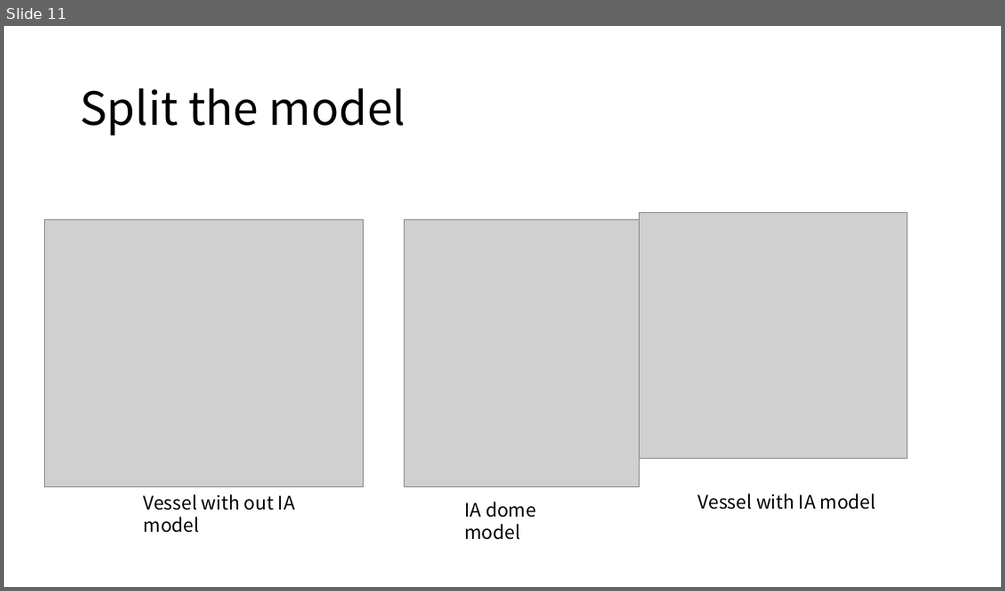
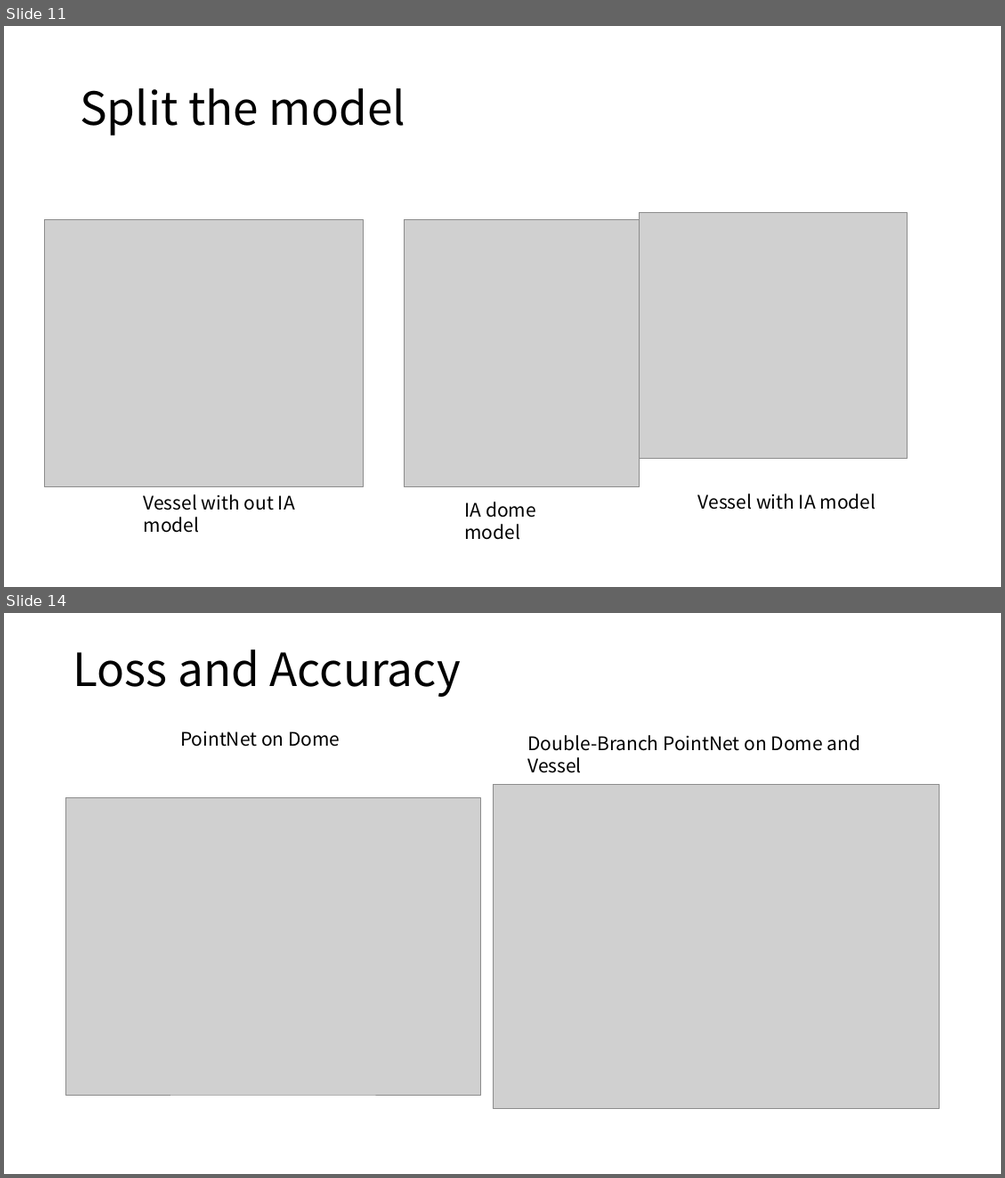
Before and after one commit to eulershadow/Wenjie_Zhang_Msc_project, a slide deck: Presentation.pptx. Shown one above the other, each under a label of ours: slide 11 before the commit, slides 11 and 14 after it; the slides between them are not shown. The pictures are 1005x591 and 1005x1178 pixels, drawn with LibreOffice and Linux fonts; fonts in the diff are those of the drawing; grey boxes stand for pictures. Boxes give left, top, right and bottom in pixels: in the first picture for what was removed or moved away, otherwise in the second. Text is boxed around its words. In the diff, an @@ line names an element or a change of style, - is before the commit and + after.

```diff
--- a/Presentation.pptx
+++ b/Presentation.pptx
@@ slide 14 added at [4, 613, 1001, 1174], background #FFFFFF @@
@@ title added at [73, 649, 461, 697], 44 pt, text #000000 @@
+Loss and Accuracy
@@ text added at [180, 731, 340, 747], 18 pt, text #000000 @@
+PointNet on Dome
@@ text added at [527, 735, 861, 773], 18 pt, text #000000 @@
+Double-Branch PointNet on Dome and Vessel
@@ picture added at [65, 798, 480, 1094] @@
@@ picture added at [493, 784, 939, 1108] @@
```
Also in this commit, not shown: 3 other slides added, 1 slide removed, 35 other files.
